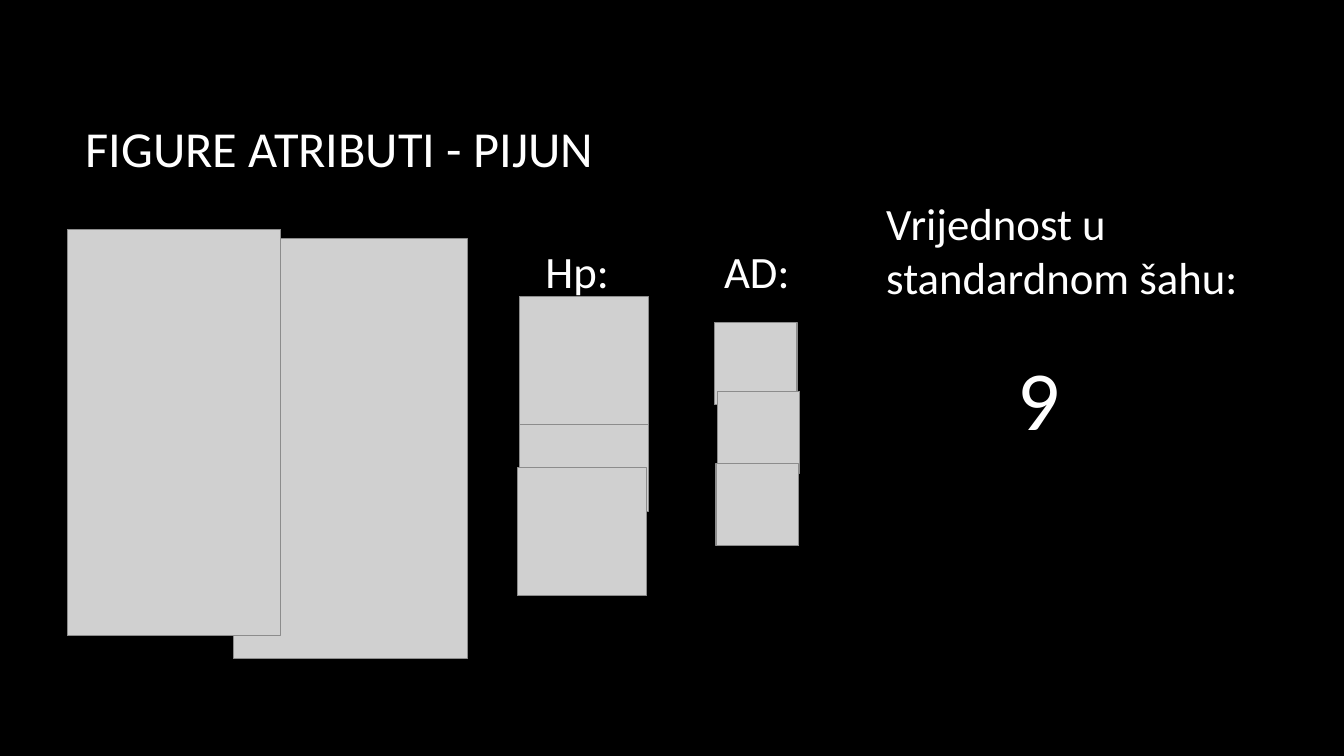
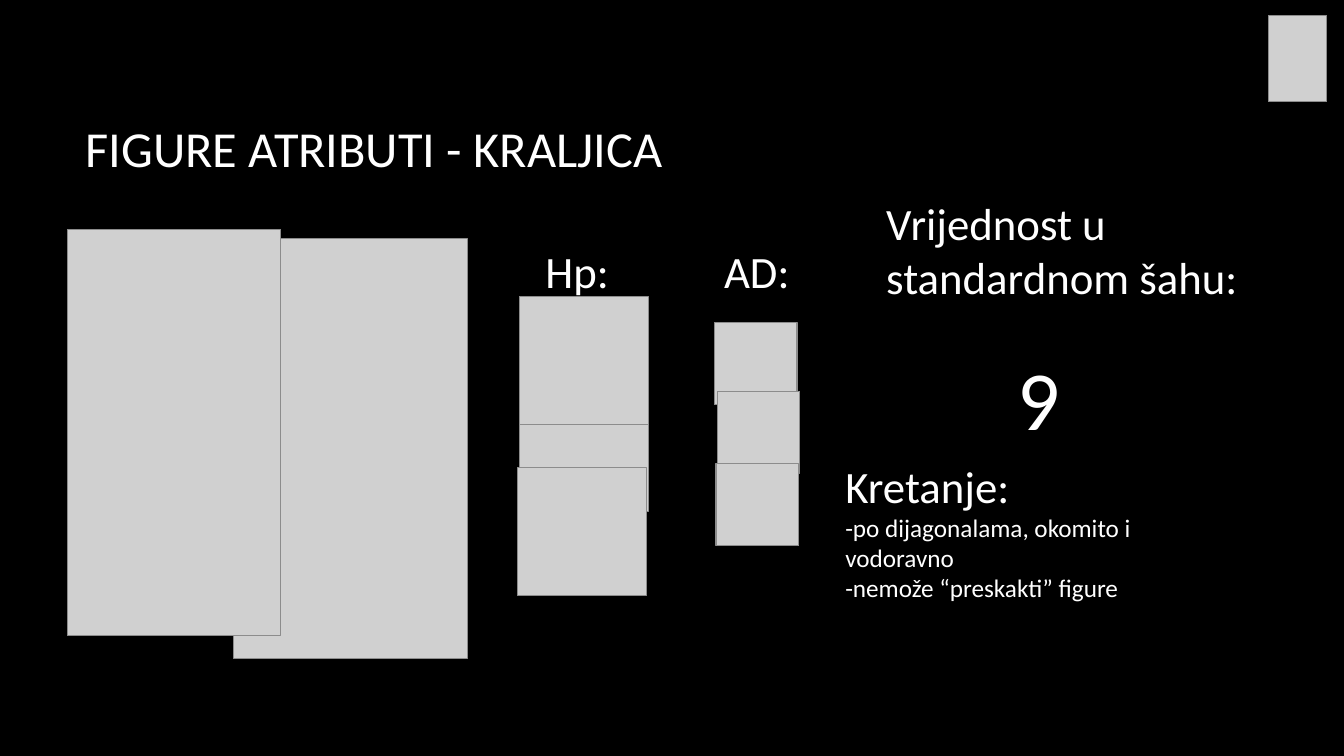
Before and after one commit to lukinjozg/RP2_Sah_projekt, a slide deck: slide 8 of INTERGALAKTIČKI_ŠAH.pptx (slide 7 before the commit). Drawn at 1344x756 pixels with LibreOffice and Linux fonts; fonts in the diff are those of the drawing; grey boxes stand for pictures; background and template pictures are left out. Boxes give left, top, right and bottom in pixels: in the first picture for what was removed or moved away, otherwise in the second. Text is boxed around its words. In the diff, an @@ line names an element or a change of style, - is before the commit and + after.

```diff
--- a/INTERGALAKTIČKI_ŠAH.pptx
+++ b/INTERGALAKTIČKI_ŠAH.pptx
@@ picture added at (1268,15,1327,102) @@
@@ title at (86,134,663,168): text changed @@
-FIGURE ATRIBUTI - PIJUN
+FIGURE ATRIBUTI - KRALJICA
@@ text added at (845,472,1131,602), 18 pt, text #FFFFFF @@
+Kretanje:
+-po dijagonalama, okomito i vodoravno
+-nemože “preskakti” figure
```
Also in this commit, not shown: 6 other slides changed, 14 slides added, 1 slide removed.
